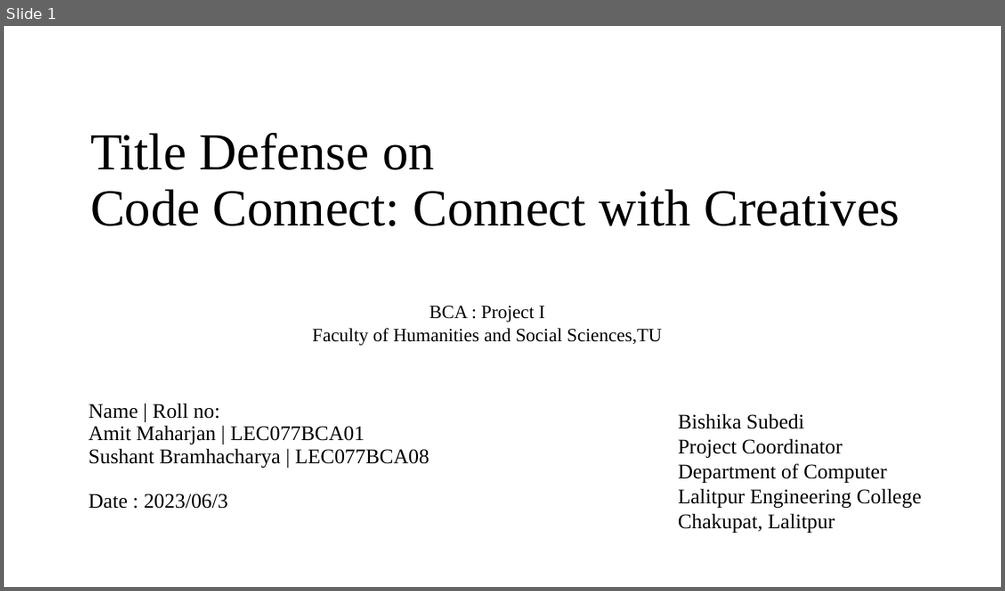
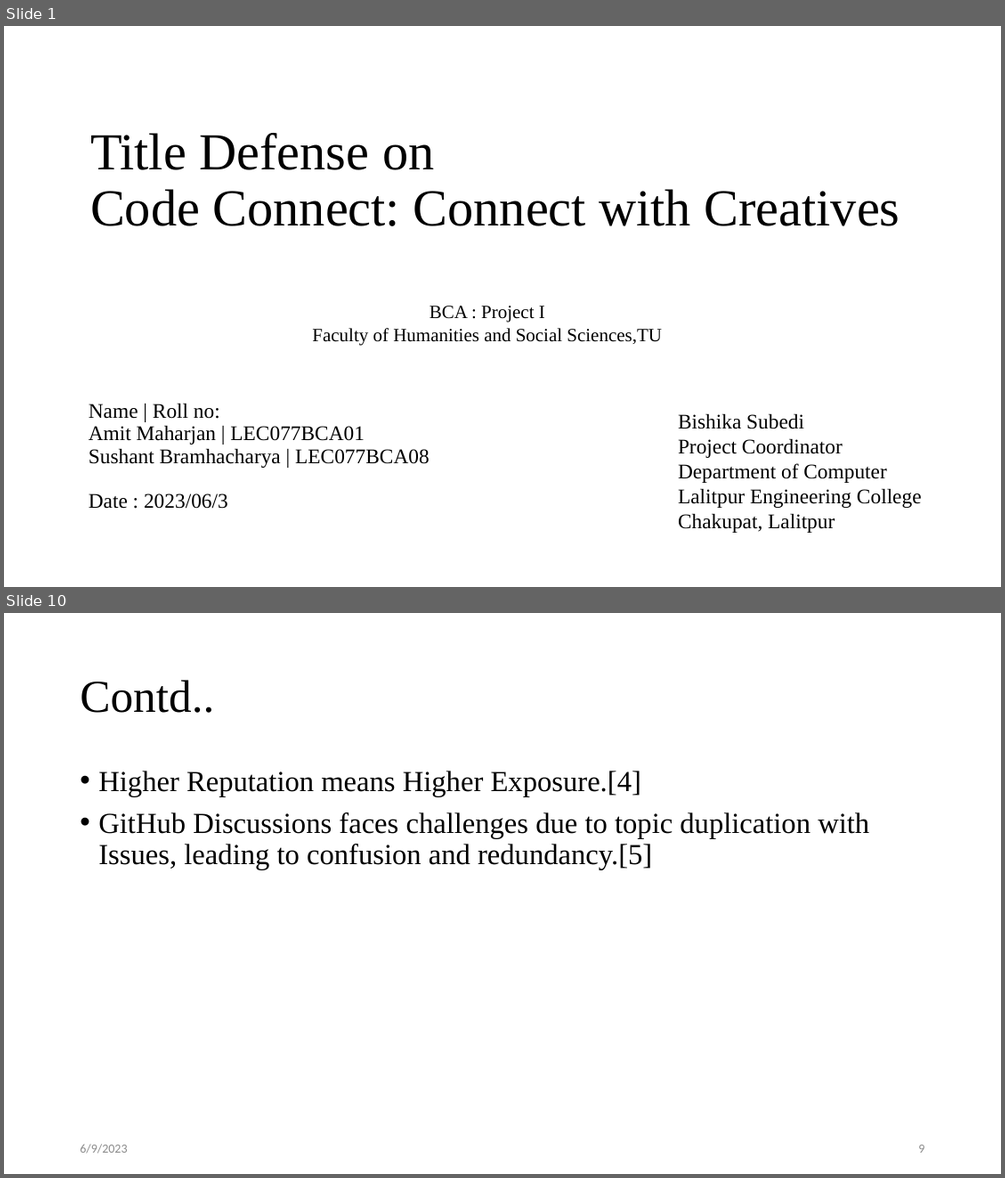
Before and after one commit to sushantbramhacharya/CodeConnect, a slide deck: Defense of Project Slides.pptx. Shown one above the other, each under a label of ours: slide 1 before the commit, slides 1 and 10 after it; the slides between them are not shown. The pictures are 1005x591 and 1005x1178 pixels, drawn with LibreOffice and Linux fonts; fonts in the diff are those of the drawing. Boxes give left, top, right and bottom in pixels: in the first picture for what was removed or moved away, otherwise in the second. Text is boxed around its words. In the diff, an @@ line names an element or a change of style, - is before the commit and + after.

```diff
--- a/Defense of Project Slides.pptx
+++ b/Defense of Project Slides.pptx
@@ slide 10 added at box(4, 613, 1001, 1174), background #FFFFFF @@
@@ title added at box(80, 680, 214, 713), 44 pt, text #000000 @@
+Contd..
@@ text added at box(98, 771, 869, 869), 28 pt, text #000000 @@
+• Higher Reputation means Higher Exposure.[4]
+• GitHub Discussions faces challenges due to topic duplication with Issues, leading to confusion and redundancy.[5]
@@ text added at box(80, 1143, 127, 1153), 12 pt, text #8C8C8C @@
+6/9/2023
@@ page number added at box(918, 1144, 924, 1152), 12 pt, text #8C8C8C @@
+9
```
Also in this commit, not shown: 10 slides changed, 12 other slides added, 8 other files.
